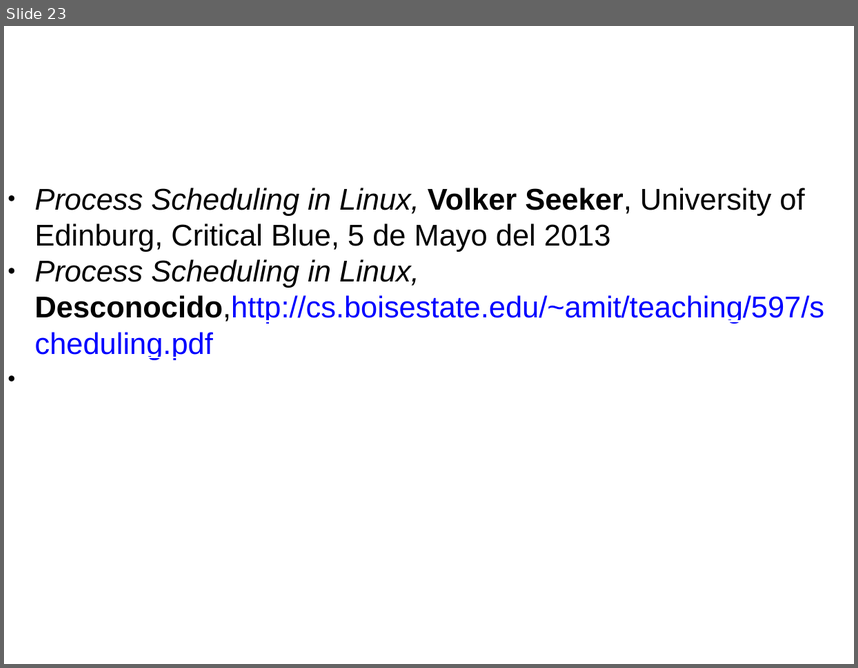
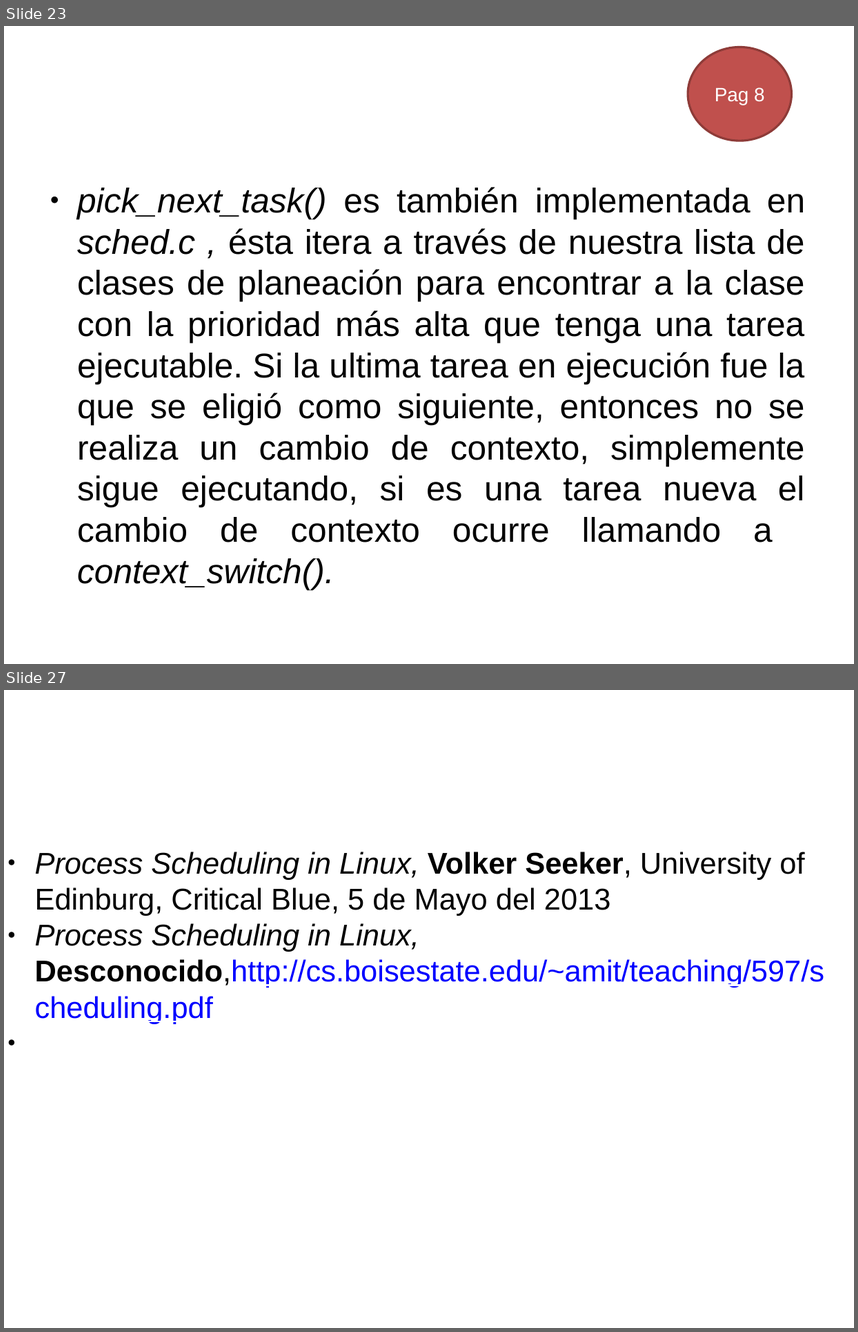
Before and after one commit to gwolf/clase-sistop-2017-01, a slide deck: exposiciones/planificadorCFS/planificadorCFS.pptx. Shown one above the other, each under a label of ours: slide 23 before the commit, slides 23 and 27 after it; the slides between them are not shown. The pictures are 858x668 and 858x1332 pixels, drawn with LibreOffice and Linux fonts; fonts in the diff are those of the drawing; background and template pictures are left out. Boxes give left, top, right and bottom in pixels: in the first picture for what was removed or moved away, otherwise in the second. Text is boxed around its words. In the diff, an @@ line names an element or a change of style, - is before the commit and + after.

```diff
--- a/exposiciones/planificadorCFS/planificadorCFS.pptx
+++ b/exposiciones/planificadorCFS/planificadorCFS.pptx
@@ slide 23 added at <box>4,26,854,664</box>, background #FFFFFF @@
@@ ellipse added at <box>688,47,793,140</box>, fill #C0504D, outline #8E3B39 2 pt, 18 pt, text #FFFFFF @@
+Pag 8
@@ text added at <box>77,187,805,542</box>, 32 pt, text #000000 @@
+● pick_next_task() es también implementada en sched.c , ésta itera a través de nuestra lista de clases de planeación para encontrar a la clase con la prioridad más alta que tenga una tarea ejecutable. Si la ultima tarea en ejecución fue la que se eligió como siguiente, entonces no se realiza un cambio de contexto, simplemente sigue ejecutando, si es una tarea nueva el cambio de contexto ocurre llamando a context_switch().
@@ text added at <box>778,475,805,501</box>, 40 pt, text #FFFFFF @@
+4 El esqueleto del planificador
@@ what was slide 23 is now slide 27 @@
```
Also in this commit, not shown: 3 slides changed, 4 other slides added, 1 slide removed.
